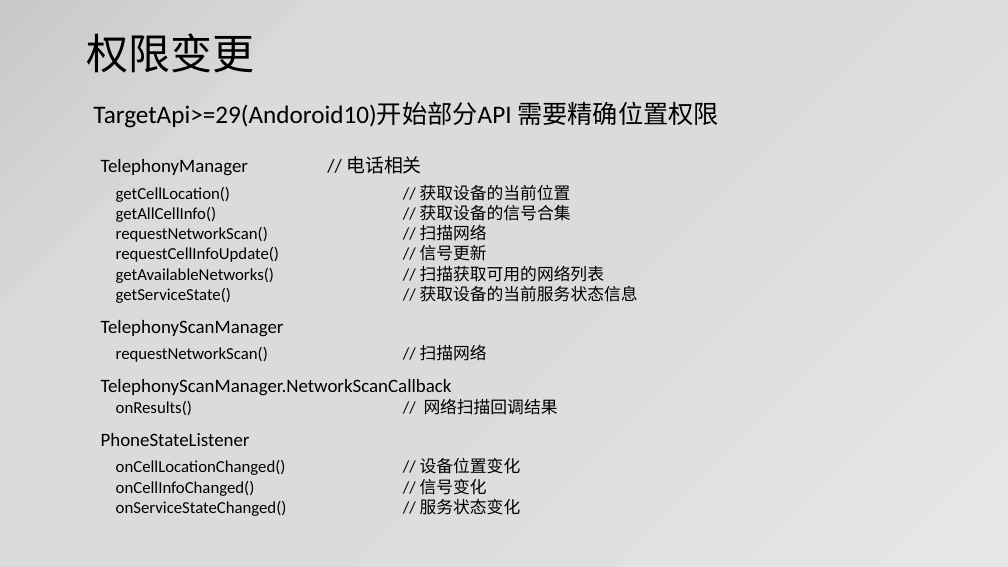
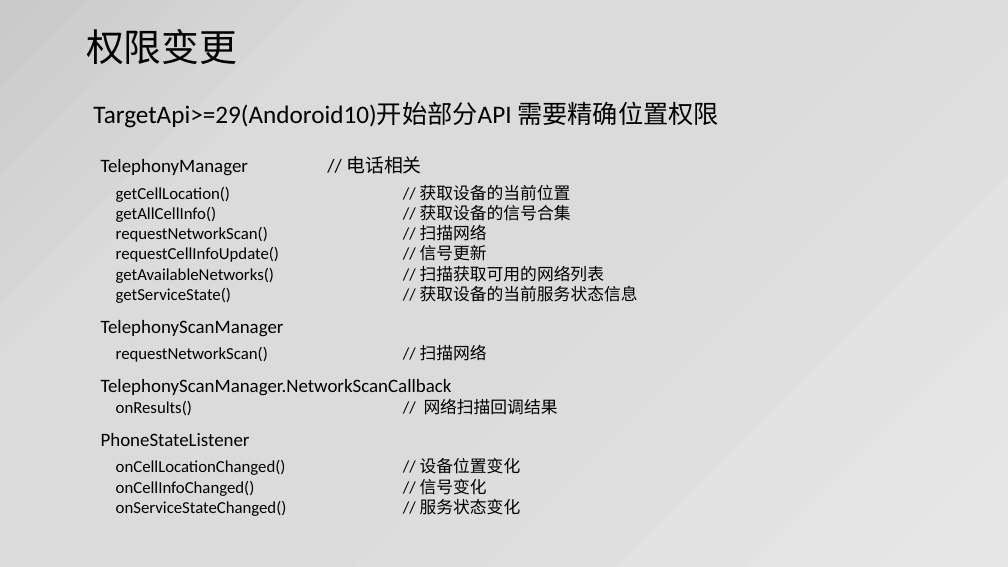
Before and after one commit to jianjunxiao/Adaptation, a slide deck: slide 23 of Android10、11适配.pptx. Drawn at 1008x567 pixels with LibreOffice and Linux fonts; fonts in the diff are those of the drawing. Boxes give left, top, right and bottom in pixels: in the first picture for what was removed or moved away, otherwise in the second. Text is boxed around its words. In the diff, an @@ line names an element or a change of style, - is before the commit and + after.

```diff
--- a/Android10、11适配.pptx
+++ b/Android10、11适配.pptx
@@ title "权限变更" at [86,29,237,64]: size 40 to 36 pt @@
```
Also in this commit, not shown: 25 other slides changed, 4 slides added, 7 other files.
